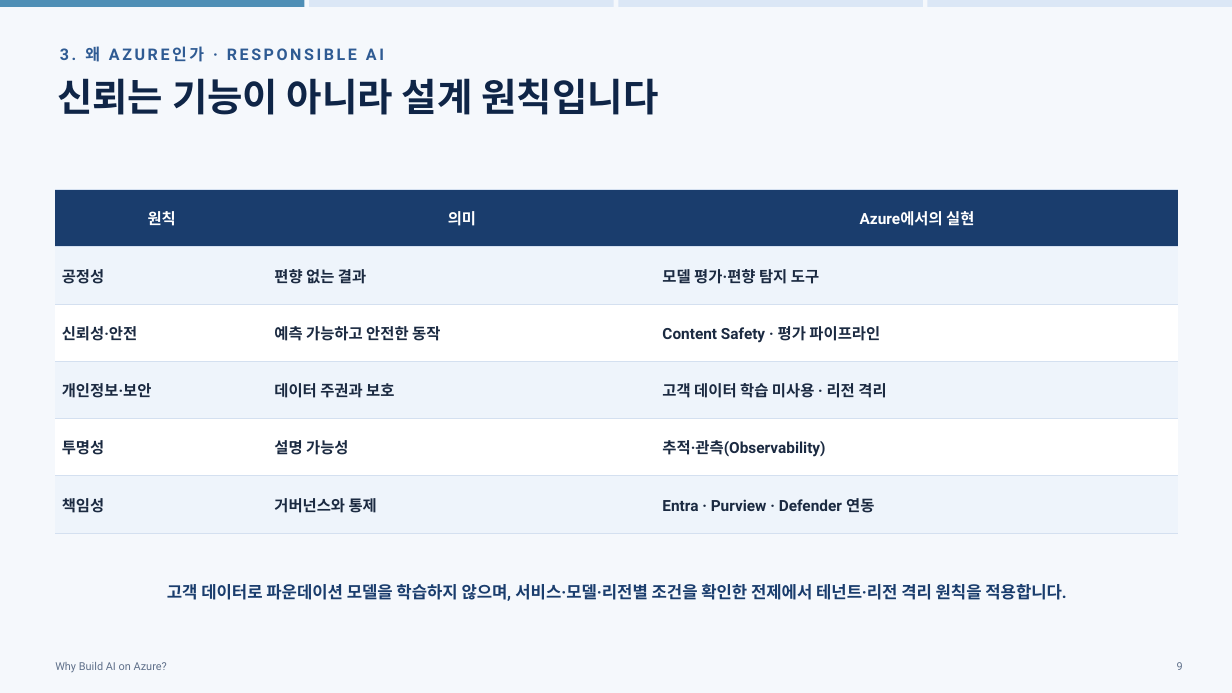
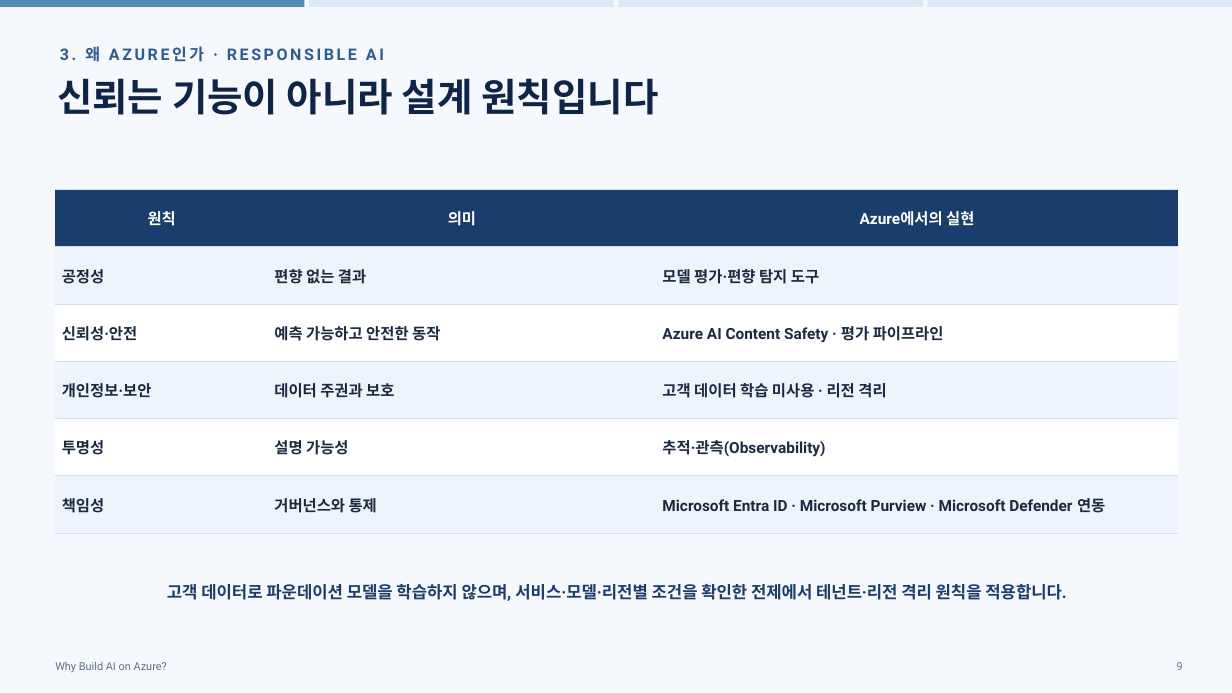
Before and after one commit to hijigoo/why-build-ai-on-azure, a slide deck: slide 9 of PROD-why-build-ai-on-azure.pptx. Drawn at 1232x693 pixels with LibreOffice and Linux fonts; fonts in the diff are those of the drawing. Boxes give left, top, right and bottom in pixels: in the first picture for what was removed or moved away, otherwise in the second. Text is boxed around its words. In the diff, an @@ line names an element or a change of style, - is before the commit and + after.

```diff
--- a/PROD-why-build-ai-on-azure.pptx
+++ b/PROD-why-build-ai-on-azure.pptx
@@ table at (55, 189, 1178, 519) @@
-row 3, column 3: Content Safety · 평가 파이프라인
+row 3, column 3: Azure AI Content Safety · 평가 파이프라인
-row 6, column 3: Entra · Purview · Defender 연동
+row 6, column 3: Microsoft Entra ID · Microsoft Purview · Microsoft Defender 연동
```
Also in this commit, not shown: 17 other slides changed, 1 other file.
